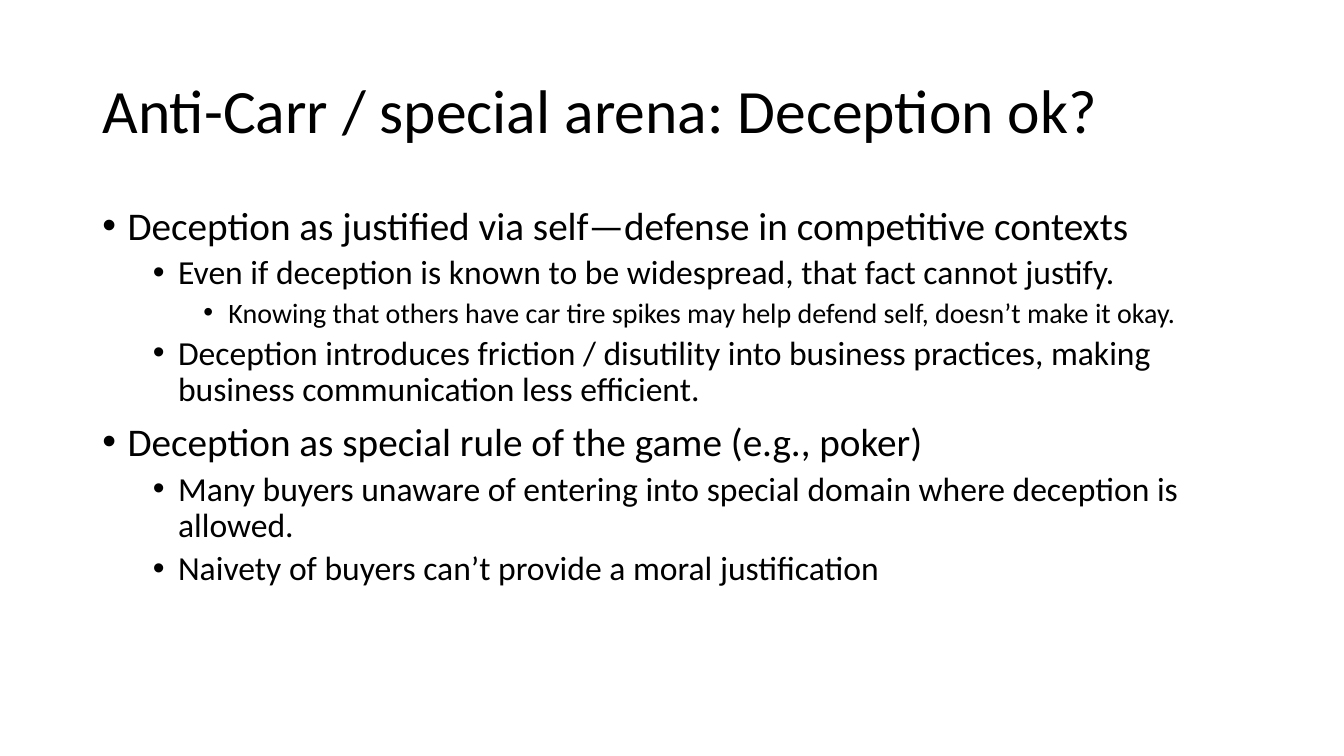
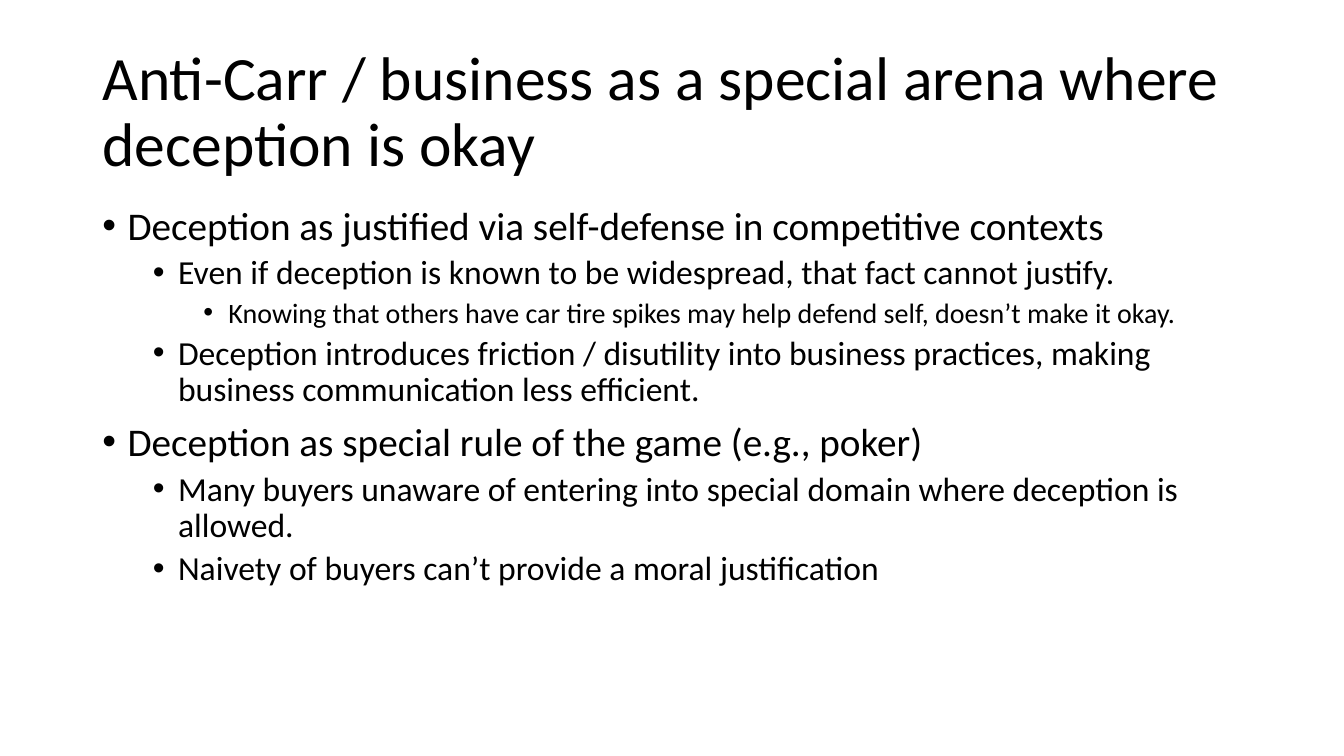
Before and after one commit to AdamSwenson/biz-ethics-docs, a slide deck: slide 23 of lectures/Sales.pptx (slide 20 before the commit). Drawn at 1344x756 pixels with LibreOffice and Linux fonts; fonts in the diff are those of the drawing. Boxes give left, top, right and bottom in pixels: in the first picture for what was removed or moved away, otherwise in the second. Text is boxed around its words. In the diff, an @@ line names an element or a change of style, - is before the commit and + after.

```diff
--- a/lectures/Sales.pptx
+++ b/lectures/Sales.pptx
@@ title at bbox=[102, 57, 1218, 176]: text changed @@
-Anti-Carr / special arena: Deception ok?
+Anti-Carr / business as a special arena where deception is okay
@@ text at bbox=[128, 212, 1104, 247]: text changed @@
-• Deception as justified via self—defense in competitive contexts
+• Deception as justified via self-defense in competitive contexts
```
Also in this commit, not shown: 8 other slides changed, 10 slides added, 1 slide removed, 4 other files.
